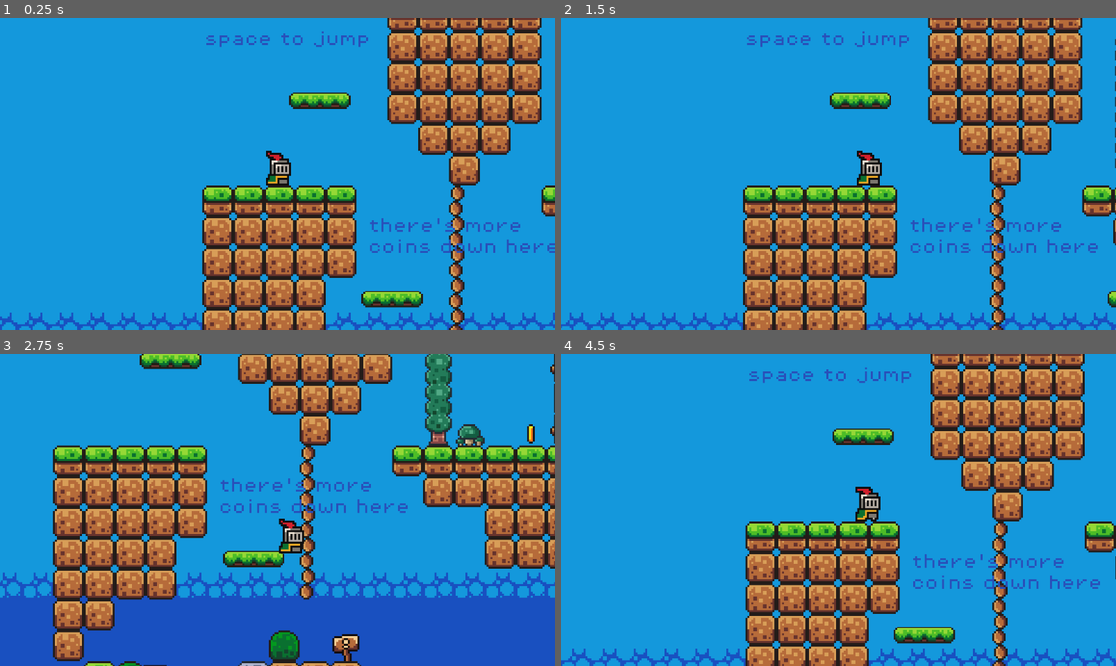
Above: before the commit, frames 1-4 (two rows, left to right).
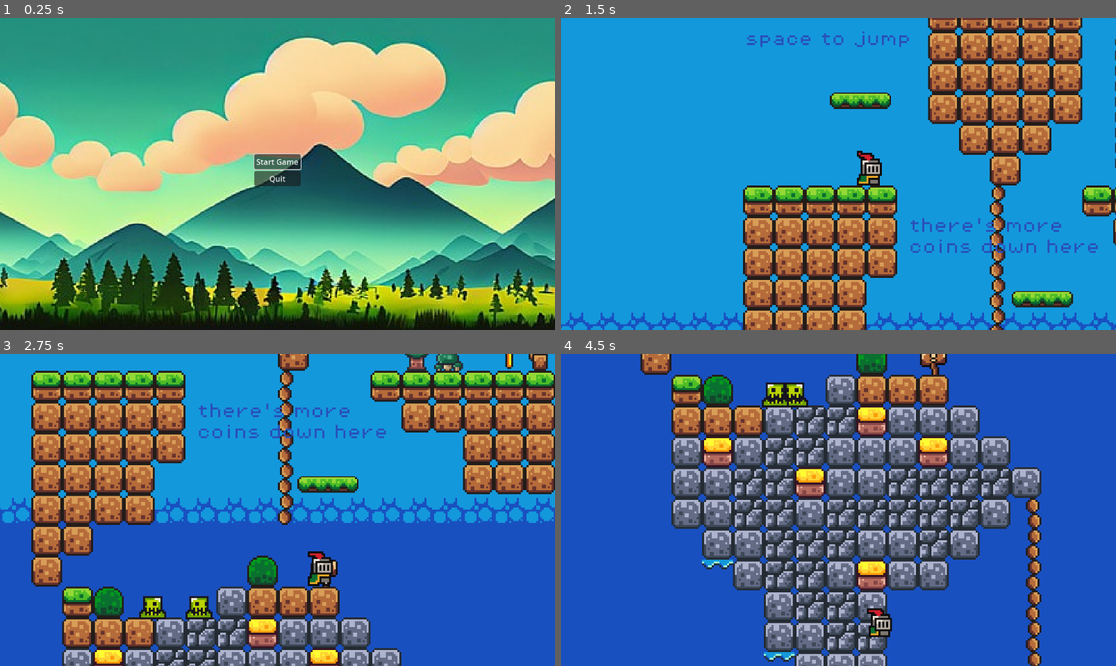
Above: after the commit, the same moments.

Repository: DavidNobela/Final-Project
Game: Godot game, scene res://scenes/start_menu.tscn
Two runs of this game, one before a commit and one after it. Both use one fixed random seed, a clock stepped at 60 frames per second and the inputs below. Before the commit the project starts from res://scenes/game.tscn.
Inputs (mouse positions are in pixels of both pictures, inside the frame that each line leads up to):
- Up to frame 1 (0.25 s): no input
- Up to frame 2 (1.5 s): click (838, 161) at 0.5 s, where only the run after the commit has a clickable "Start Game"; hold Right (Move_right) from 1.28 s (still down)
- Up to frame 3 (2.75 s): keep holding Right (Move_right); tap Space (Jump) at 1.52, 2.27 s
- Up to frame 4 (4.5 s): release Right (Move_right) at 2.78 s; hold Left (Move_left) 2.78-3.53 s; hold Right (Move_right) from 3.53 s (still down); tap Space (Jump) at 3.77 s

The runs differ from the first frame. In frame 1, 100% of the frame differs, in the area x 0-100%, y 0-100%; in frame 2, 0.6%; in frame 3, 69%; in frame 4, 98%.

Commit message:
Start menu

Diff:
--- a/project.godot
+++ b/project.godot
@@ -11,7 +11,7 @@
 [application]
 
 config/name="Final Project"
-run/main_scene="res://scenes/game.tscn"
+run/main_scene="res://scenes/start_menu.tscn"
 config/features=PackedStringArray("4.2", "Forward Plus")
 config/icon="res://icon.svg"
 
@@ -25,6 +25,46 @@
 
 [input]
 
+ui_accept={
+"deadzone": 0.5,
+"events": [Object(InputEventKey,"resource_local_to_scene":false,"resource_name":"","device":0,"window_id":0,"alt_pressed":false,"shift_pressed":false,"ctrl_pressed":false,"meta_pressed":false,"pressed":false,"keycode":4194309,"physical_keycode":0,"key_label":0,"unicode":0,"echo":false,"script":null)
+, Object(InputEventKey,"resource_local_to_scene":false,"resource_name":"","device":0,"window_id":0,"alt_pressed":false,"shift_pressed":false,"ctrl_pressed":false,"meta_pressed":false,"pressed":false,"keycode":4194310,"physical_keycode":0,"key_label":0,"unicode":0,"echo":false,"script":null)
+, Object(InputEventKey,"resource_local_to_scene":false,"resource_name":"","device":0,"window_id":0,"alt_pressed":false,"shift_pressed":false,"ctrl_pressed":false,"meta_pressed":false,"pressed":false,"keycode":32,"physical_keycode":0,"key_label":0,"unicode":32,"echo":false,"script":null)
+, Object(InputEventKey,"resource_local_to_scene":false,"resource_name":"","device":-1,"window_id":0,"alt_pressed":false,"shift_pressed":false,"ctrl_pressed":false,"meta_pressed":false,"pressed":false,"keycode":0,"physical_keycode":74,"key_label":0,"unicode":106,"echo":false,"script":null)
+]
+}
+ui_left={
+"deadzone": 0.5,
+"events": [Object(InputEventKey,"resource_local_to_scene":false,"resource_name":"","device":0,"window_id":0,"alt_pressed":false,"shift_pressed":false,"ctrl_pressed":false,"meta_pressed":false,"pressed":false,"keycode":4194319,"physical_keycode":0,"key_label":0,"unicode":0,"echo":false,"script":null)
+, Object(InputEventJoypadButton,"resource_local_to_scene":false,"resource_name":"","device":0,"button_index":13,"pressure":0.0,"pressed":false,"script":null)
+, Object(InputEventJoypadMotion,"resource_local_to_scene":false,"resource_name":"","device":0,"axis":0,"axis_value":-1.0,"script":null)
+, Object(InputEventKey,"resource_local_to_scene":false,"resource_name":"","device":-1,"window_id":0,"alt_pressed":false,"shift_pressed":false,"ctrl_pressed":false,"meta_pressed":false,"pressed":false,"keycode":0,"physical_keycode":65,"key_label":0,"unicode":97,"echo":false,"script":null)
+]
+}
+ui_right={
+"deadzone": 0.5,
+"events": [Object(InputEventKey,"resource_local_to_scene":false,"resource_name":"","device":0,"window_id":0,"alt_pressed":false,"shift_pressed":false,"ctrl_pressed":false,"meta_pressed":false,"pressed":false,"keycode":4194321,"physical_keycode":0,"key_label":0,"unicode":0,"echo":false,"script":null)
+, Object(InputEventJoypadButton,"resource_local_to_scene":false,"resource_name":"","device":0,"button_index":14,"pressure":0.0,"pressed":false,"script":null)
+, Object(InputEventJoypadMotion,"resource_local_to_scene":false,"resource_name":"","device":0,"axis":0,"axis_value":1.0,"script":null)
+, Object(InputEventKey,"resource_local_to_scene":false,"resource_name":"","device":-1,"window_id":0,"alt_pressed":false,"shift_pressed":false,"ctrl_pressed":false,"meta_pressed":false,"pressed":false,"keycode":0,"physical_keycode":68,"key_label":0,"unicode":100,"echo":false,"script":null)
+]
+}
+ui_up={
+"deadzone": 0.5,
+"events": [Object(InputEventKey,"resource_local_to_scene":false,"resource_name":"","device":0,"window_id":0,"alt_pressed":false,"shift_pressed":false,"ctrl_pressed":false,"meta_pressed":false,"pressed":false,"keycode":4194320,"physical_keycode":0,"key_label":0,"unicode":0,"echo":false,"script":null)
+, Object(InputEventJoypadButton,"resource_local_to_scene":false,"resource_name":"","device":0,"button_index":11,"pressure":0.0,"pressed":false,"script":null)
+, Object(InputEventJoypadMotion,"resource_local_to_scene":false,"resource_name":"","device":0,"axis":1,"axis_value":-1.0,"script":null)
+, Object(InputEventKey,"resource_local_to_scene":false,"resource_name":"","device":-1,"window_id":0,"alt_pressed":false,"shift_pressed":false,"ctrl_pressed":false,"meta_pressed":false,"pressed":false,"keycode":0,"physical_keycode":87,"key_label":0,"unicode":119,"echo":false,"script":null)
+]
+}
+ui_down={
+"deadzone": 0.5,
+"events": [Object(InputEventKey,"resource_local_to_scene":false,"resource_name":"","device":0,"window_id":0,"alt_pressed":false,"shift_pressed":false,"ctrl_pressed":false,"meta_pressed":false,"pressed":false,"keycode":4194322,"physical_keycode":0,"key_label":0,"unicode":0,"echo":false,"script":null)
+, Object(InputEventJoypadButton,"resource_local_to_scene":false,"resource_name":"","device":0,"button_index":12,"pressure":0.0,"pressed":false,"script":null)
+, Object(InputEventJoypadMotion,"resource_local_to_scene":false,"resource_name":"","device":0,"axis":1,"axis_value":1.0,"script":null)
+, Object(InputEventKey,"resource_local_to_scene":false,"resource_name":"","device":-1,"window_id":0,"alt_pressed":false,"shift_pressed":false,"ctrl_pressed":false,"meta_pressed":false,"pressed":false,"keycode":0,"physical_keycode":83,"key_label":0,"unicode":115,"echo":false,"script":null)
+]
+}
 Jump={
 "deadzone": 0.5,
 "events": [Object(InputEventKey,"resource_local_to_scene":false,"resource_name":"","device":-1,"window_id":0,"alt_pressed":false,"shift_pressed":false,"ctrl_pressed":false,"meta_pressed":false,"pressed":false,"keycode":0,"physical_keycode":32,"key_label":0,"unicode":32,"echo":false,"script":null)
--- /dev/null
+++ b/scenes/start_menu.tscn
@@ -0,0 +1,30 @@
+[gd_scene load_steps=3 format=3 uid="uid://bl51h3ssfc3qq"]
+
+[ext_resource type="Script" path="res://scripts/start_menu.gd" id="1_trpa4"]
+[ext_resource type="Texture2D" uid="uid://bphl2slvulliw" path="res://assets/pngtree-landscape-with-mountains-forest-and-clouds-2d-game-background-image_13246432.jpg" id="2_018nn"]
+
+[node name="StartMenu" type="CenterContainer"]
+offset_right = 1152.0
+offset_bottom = 632.0
+script = ExtResource("1_trpa4")
+
+[node name="Sprite2D" type="Sprite2D" parent="."]
+position = Vector2(528, 318)
+scale = Vector2(2.7304, 2.58978)
+texture = ExtResource("2_018nn")
+
+[node name="VBoxContainer" type="VBoxContainer" parent="."]
+layout_mode = 2
+
+[node name="StartGameButton" type="Button" parent="VBoxContainer"]
+unique_name_in_owner = true
+layout_mode = 2
+text = "Start Game"
+
+[node name="QuitButton" type="Button" parent="VBoxContainer"]
+layout_mode = 2
+size_flags_vertical = 0
+text = "Quit"
+
+[connection signal="pressed" from="VBoxContainer/StartGameButton" to="." method="_on_start_game_button_pressed"]
+[connection signal="pressed" from="VBoxContainer/QuitButton" to="." method="_on_quit_button_pressed"]
--- /dev/null
+++ b/scripts/start_menu.gd
@@ -0,0 +1,15 @@
+extends CenterContainer
+
+@onready var start_game_button = %StartGameButton
+
+
+func  _ready():
+	start_game_button.grab_focus()
+	pass
+
+func _on_start_game_button_pressed():
+	get_tree().change_scene_to_file("res://scenes/game.tscn")
+
+
+func _on_quit_button_pressed():
+	get_tree().quit()
Not shown, added: assets/360_F_621585347_GATWJ061PptsBJqhGpSi6KWIFsxnYnCb.jpg.import
Binary file added: assets/pngtree-landscape-with-mountains-forest-and-clouds-2d-game-background-image_13246432.jpg
Not shown, added: assets/pngtree-landscape-with-mountains-forest-and-clouds-2d-game-background-image_13246432.jpg.import
